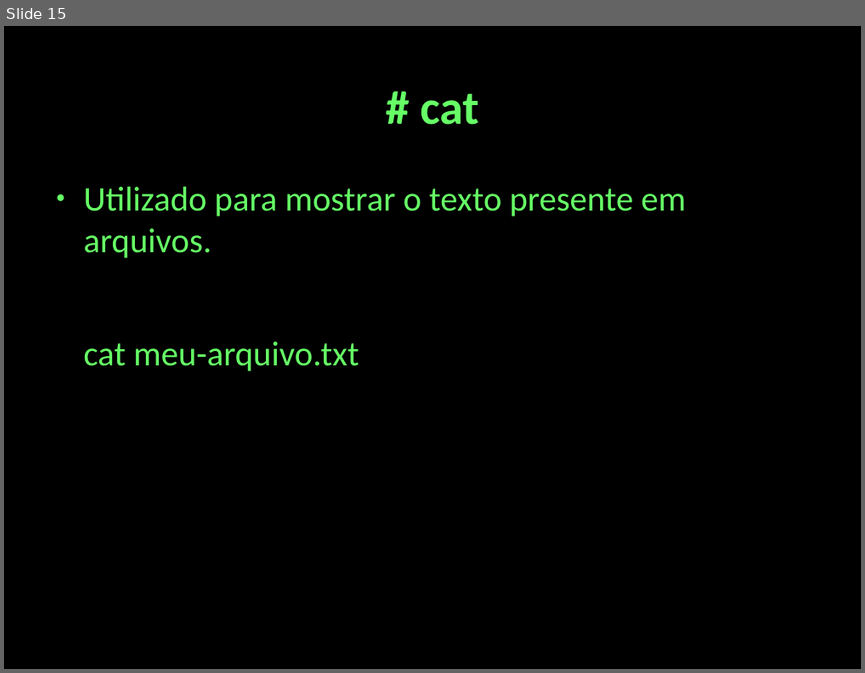
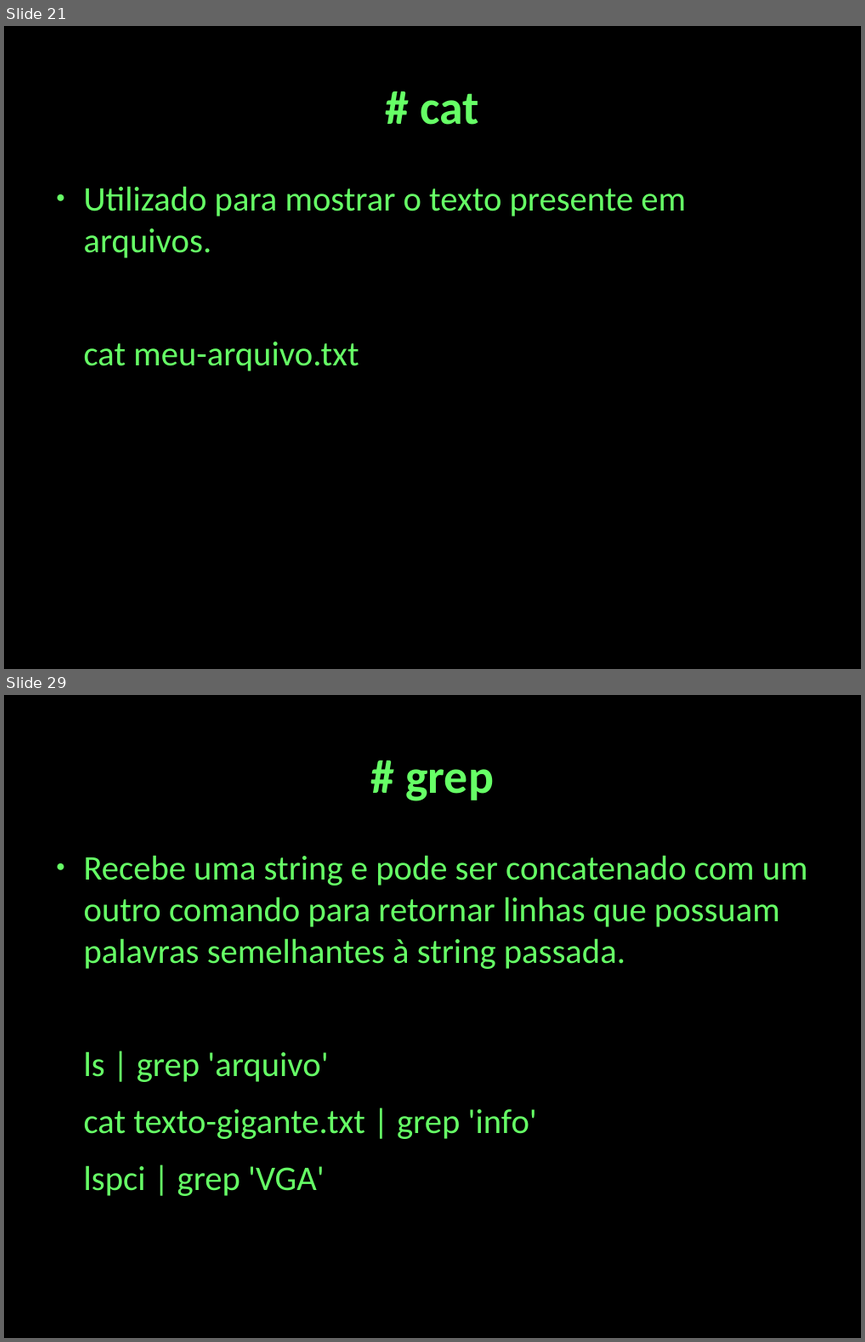
Before and after one commit to cjlcarvalho/presentations, a slide deck: shell-presentation.odp. Shown one above the other, each under a label of ours: slide 15 before the commit, slides 21 and 29 after it; the slides between them are not shown. The pictures are 865x673 and 865x1342 pixels, drawn with LibreOffice and Linux fonts; fonts in the diff are those of the drawing. Boxes give left, top, right and bottom in pixels: in the first picture for what was removed or moved away, otherwise in the second. Text is boxed around its words. In the diff, an @@ line names an element or a change of style, - is before the commit and + after.

```diff
--- a/shell-presentation.odp
+++ b/shell-presentation.odp
@@ slide 29 added at (4, 695, 861, 1338), background #000000 @@
@@ title added at (405, 769, 494, 801), 44 pt, text #66FF66, bold @@
+# grep
@@ text added at (84, 855, 808, 1196), 32 pt, text #66FF66 @@
+● Recebe uma string e pode ser concatenado com um outro comando para retornar linhas que possuam palavras semelhantes à string passada.
+ls | grep 'arquivo'
+cat texto-gigante.txt | grep 'info'
+lspci | grep 'VGA'
@@ what was slide 15 is now slide 21 @@
```
Also in this commit, not shown: 1 slide changed, 13 other slides added, 2 other files.
